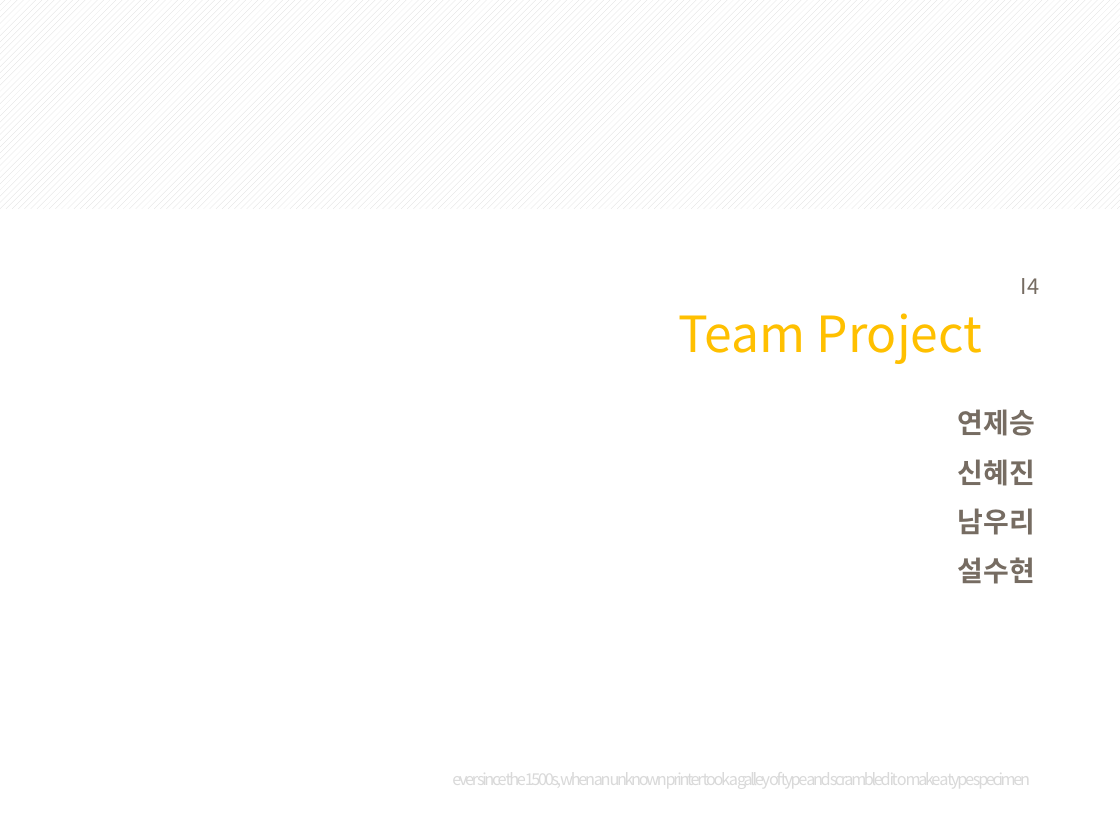
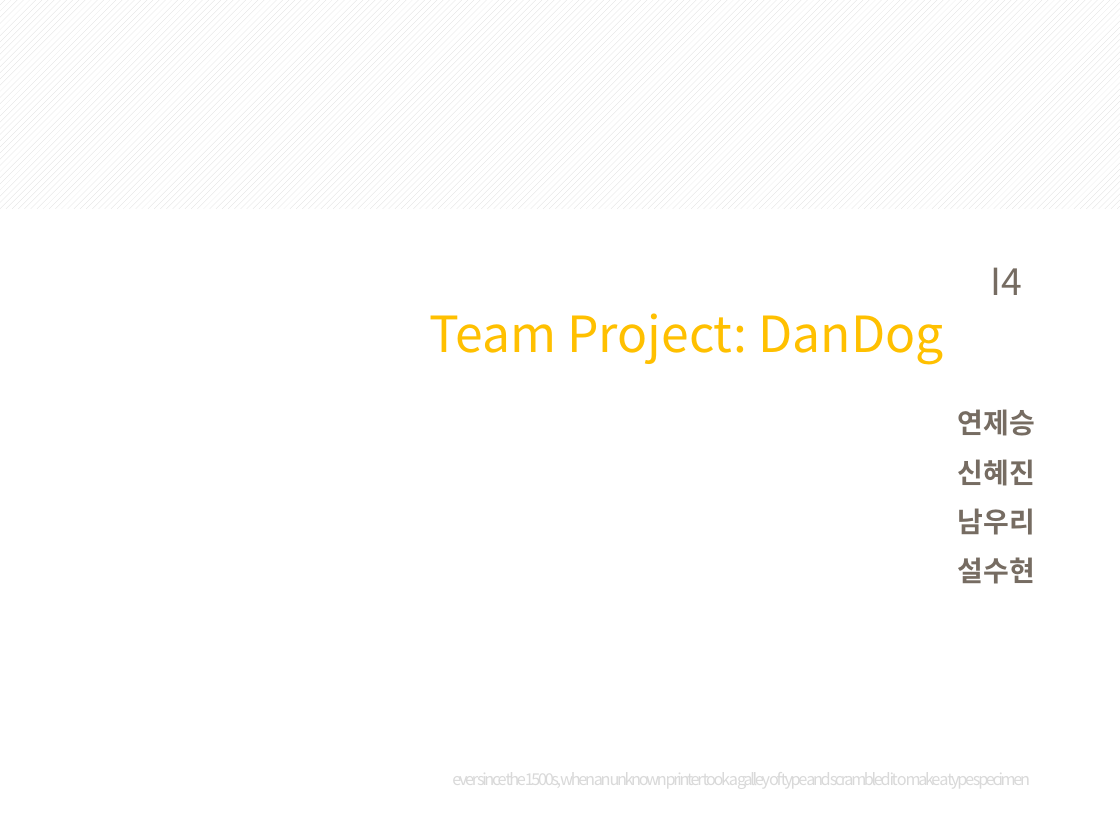
Before and after one commit to jeseung2/teamproject, a slide deck: slide 1 of pjt/teamPjt.pptx. Drawn at 1120x840 pixels with LibreOffice and Linux fonts; fonts in the diff are those of the drawing. Boxes give left, top, right and bottom in pixels: in the first picture for what was removed or moved away, otherwise in the second. Text is boxed around its words. In the diff, an @@ line names an element or a change of style, - is before the commit and + after.

```diff
--- a/pjt/teamPjt.pptx
+++ b/pjt/teamPjt.pptx
@@ text "I4": place and size @@
-text "I4" at <box>1021,278,1039,294</box>
+text "I4" at <box>991,267,1023,295</box>
@@ text "I4" at <box>991,267,1023,295</box>: size 14 to 24 pt @@
@@ text at <box>429,313,943,364</box>: text changed @@
-Team Project
+Team Project: DanDog
```
Also in this commit, not shown: 3 other slides changed, 6 slides added.
